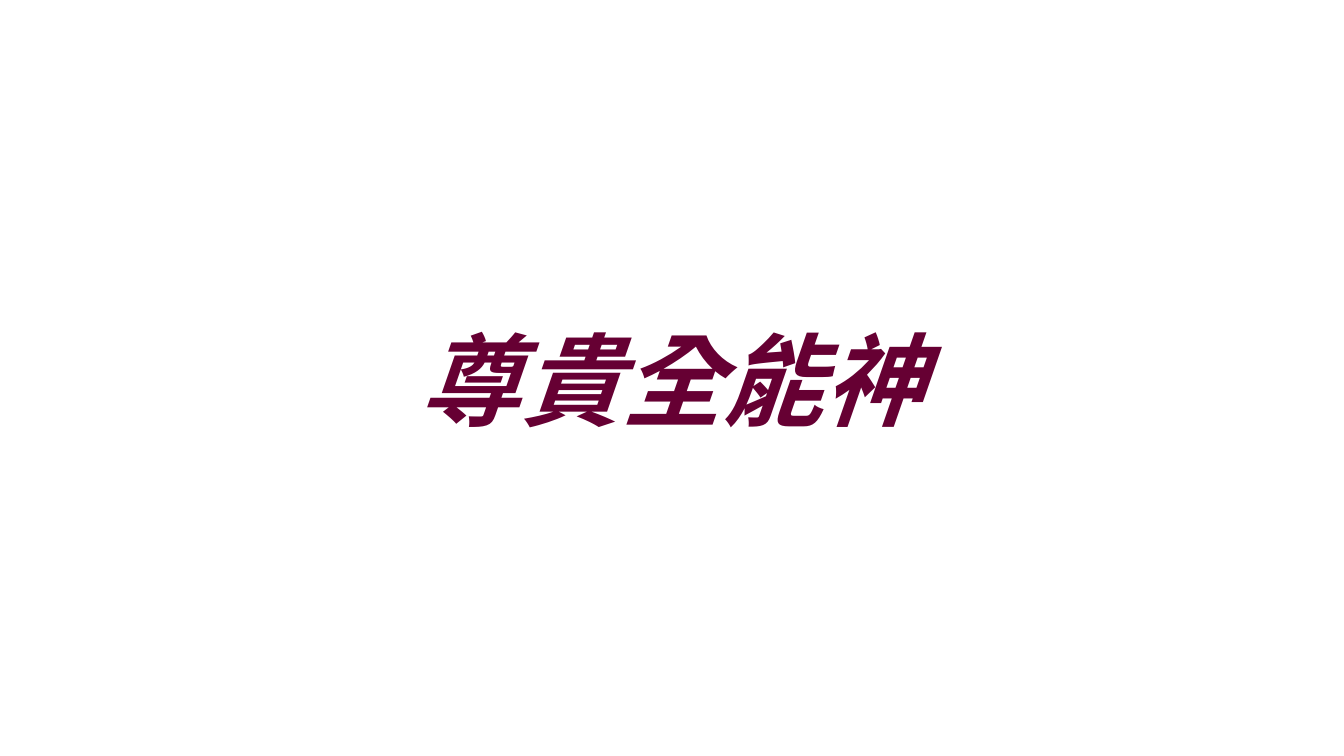
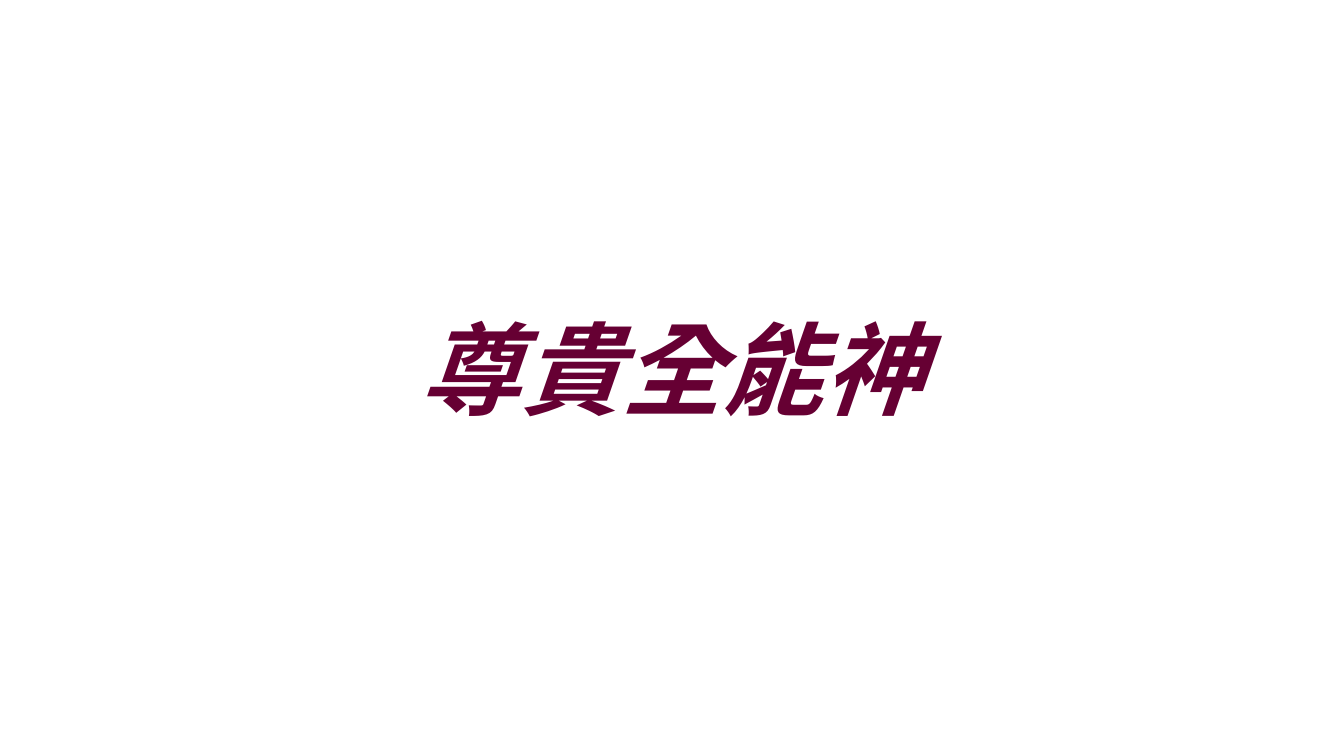
Before and after one commit to batisuoc/other-ppts, a slide deck: slide 5 of 崇拜流程_version02.pptx (slide 4 before the commit). Drawn at 1344x756 pixels with LibreOffice and Linux fonts; fonts in the diff are those of the drawing; background and template pictures are left out. Boxes give left, top, right and bottom in pixels: in the first picture for what was removed or moved away, otherwise in the second. Text is boxed around its words. In the diff, an @@ line names an element or a change of style, - is before the commit and + after.

```diff
--- a/崇拜流程_version02.pptx
+++ b/崇拜流程_version02.pptx
@@ title "尊貴全能神": place and size @@
-title "尊貴全能神" at (420, 332, 924, 428)
+title "尊貴全能神" at (420, 321, 924, 417)
```
Also in this commit, not shown: 1 other slide changed, 1 slide added.
